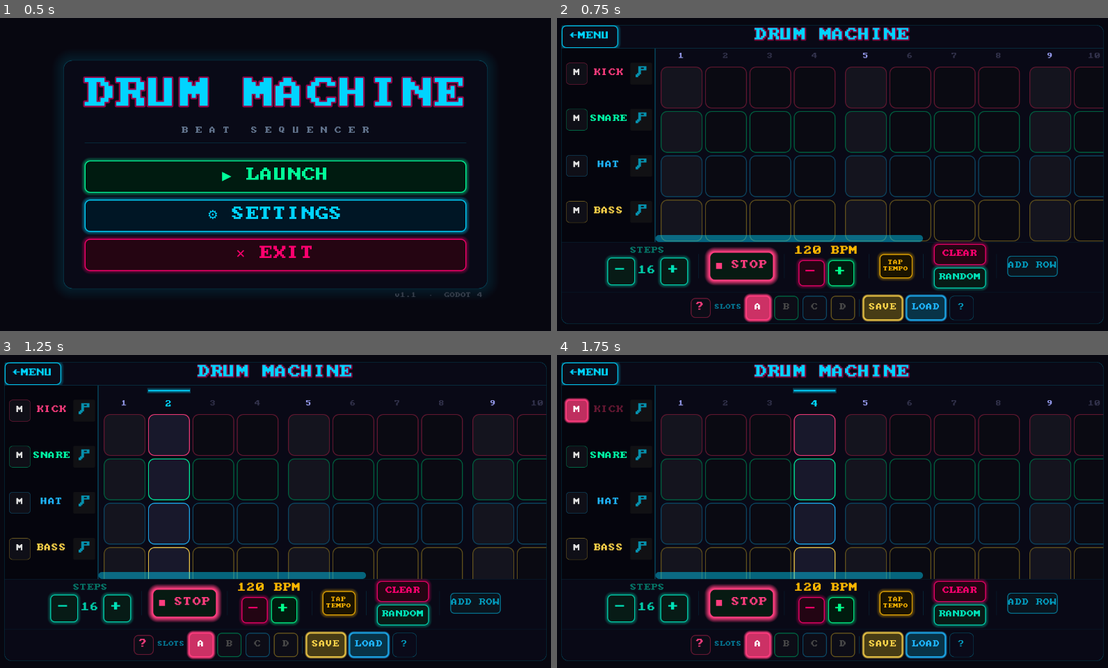
Above: before the commit, frames 1-4 (two rows, left to right).
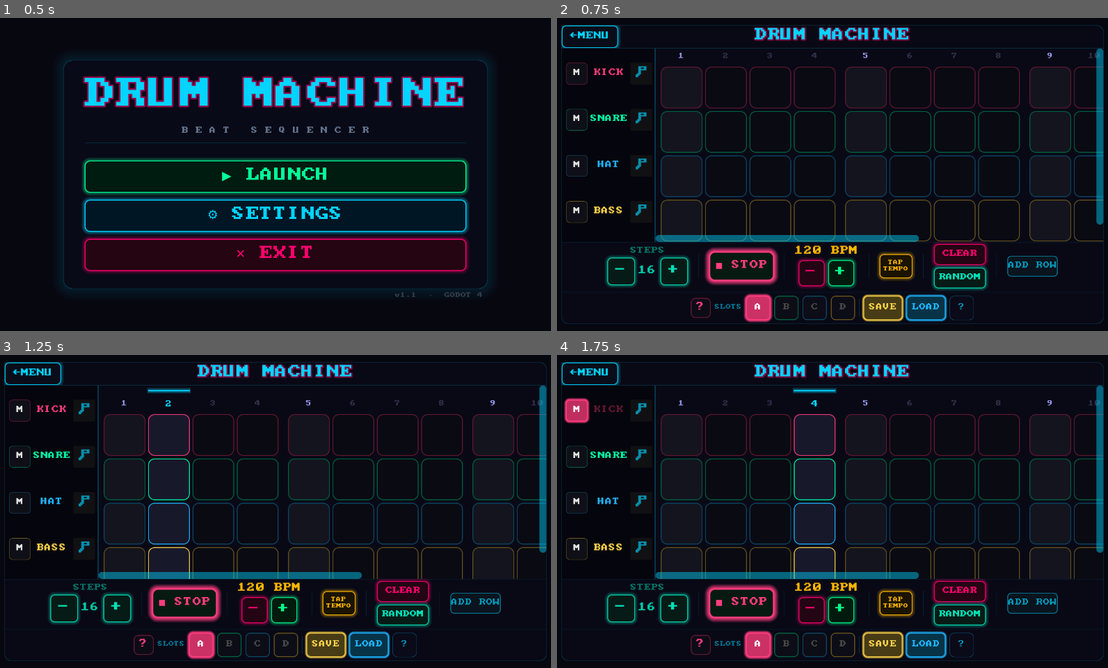
Above: after the commit, the same moments.

Repository: HunterD-LevelMax/godot.DrumMachine
Game: Godot game, scene res://scenes/menu/menu.tscn
The game is run twice, just before and just after one commit, with the same random seed, the same clock (stepped at 60 frames per second) and the same inputs.
Inputs:
- Up to frame 1 (0.5 s): no input
- Up to frame 2 (0.75 s): click "▶ LAUNCH" at 0.5 s
- Up to frame 3 (1.25 s): no input
- Up to frame 4 (1.75 s): click "M" at 1.25 s

Frame 1 is identical in both runs. In frame 2, 0.8% of the frame differs, in the area x 65-100%, y 9-72%; in frame 3, 0.8%; in frame 4, 0.8%.

Commit message:
feat: show styled vertical scrollbar on StepArea for mobile track scrolling
Unhide StepArea's vertical scrollbar and apply DrumTheme.style_scrollbar()
matching the existing horizontal scrollbar style. RowPanel's scrollbar
stays hidden. Vertical scroll sync between both containers already exists.

Diff:
--- a/scenes/main/main.gd
+++ b/scenes/main/main.gd
@@ -90,9 +90,9 @@
 	_lp_timer.timeout.connect(_on_long_press_timeout)
 	add_child(_lp_timer)
 
-	_step_area.get_v_scroll_bar().modulate.a = 0
 	_row_scroll.get_v_scroll_bar().modulate.a = 0
 	DrumTheme.style_h_scrollbar(_step_area)
+	DrumTheme.style_scrollbar(_step_area)
 	_row_scroll.get_v_scroll_bar().value_changed.connect(_sync_step_scroll)
 	_step_area.get_v_scroll_bar().value_changed.connect(_sync_row_scroll)
 
